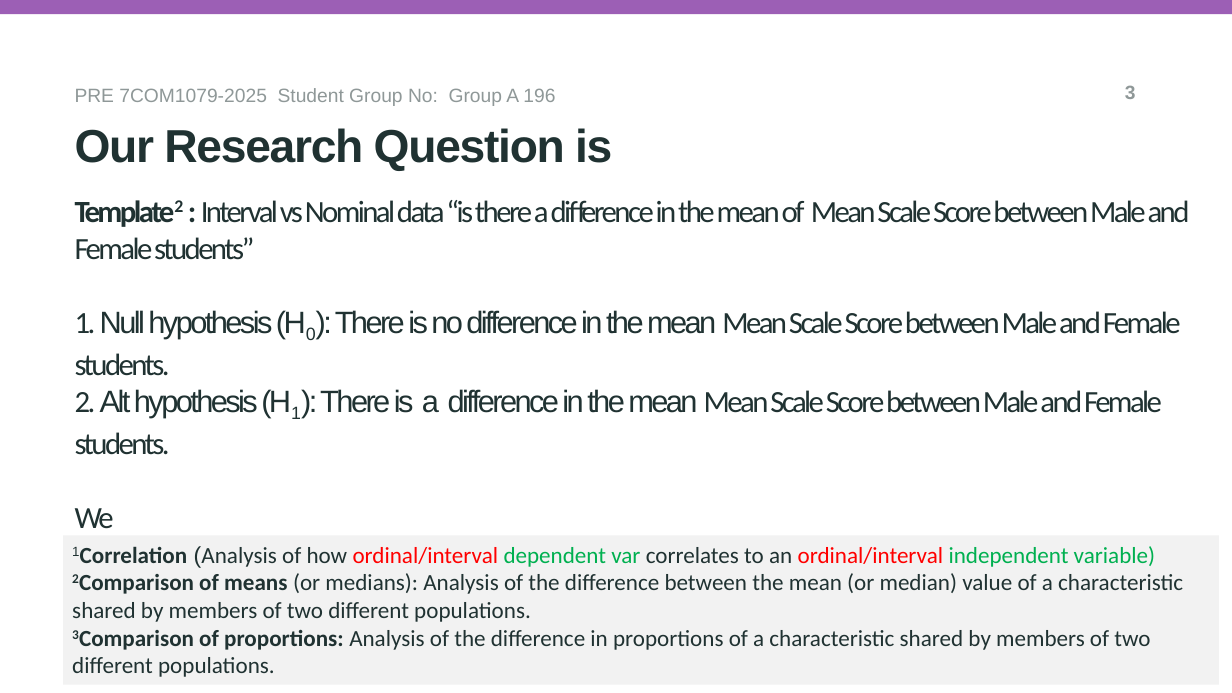
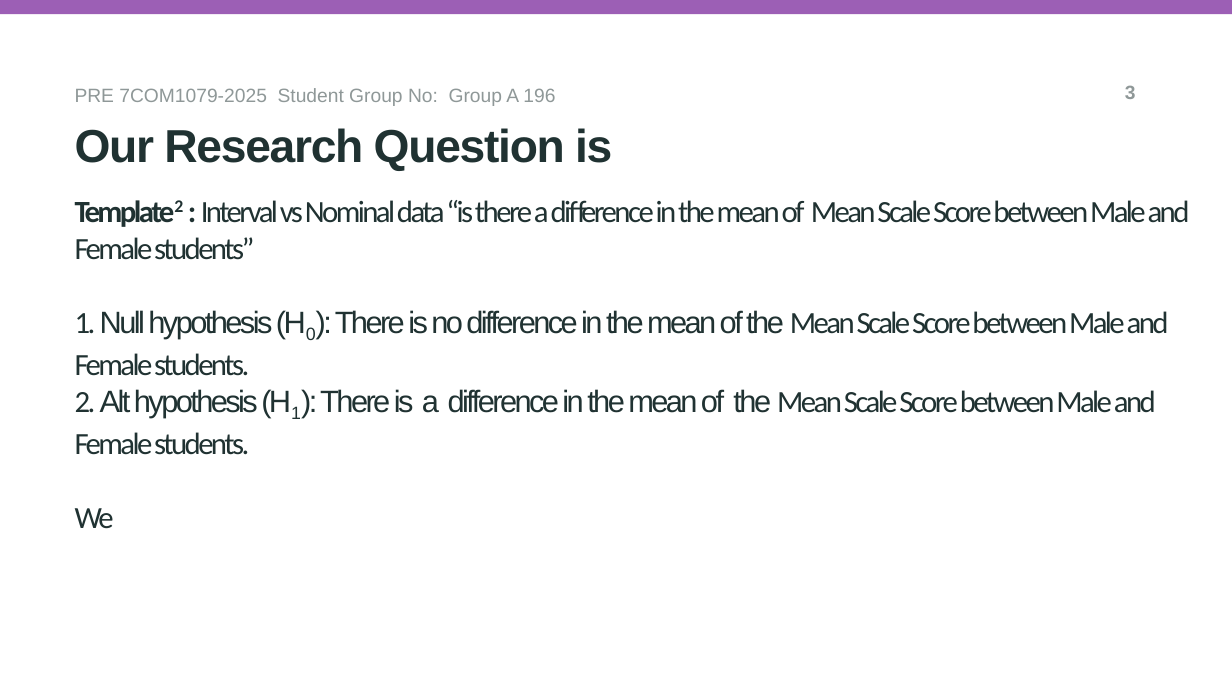
Before and after one commit to sg25acd/7COM1079-Group-A-196, a slide deck: slide 4 of research_question.ppt.pptx. Drawn at 1232x693 pixels with LibreOffice and Linux fonts; fonts in the diff are those of the drawing; background and template pictures are left out. Boxes give left, top, right and bottom in pixels: in the first picture for what was removed or moved away, otherwise in the second. Text is boxed around its words. In the diff, an @@ line names an element or a change of style, - is before the commit and + after.

```diff
--- a/research_question.ppt.pptx
+++ b/research_question.ppt.pptx
@@ title at box(75, 200, 1190, 529): text changed @@
-Template2 : Interval vs Nominal data “is there a difference in the mean of Mean Scale Score between Male and Female students”
-1. Null hypothesis (H0): There is no difference in the mean Mean Scale Score between Male and Female students.
-2. Alt hypothesis (H1): There is a difference in the mean Mean Scale Score between Male and Female students.
-We
+Template2 : Interval vs Nominal data “is there a difference in the mean of Mean Scale Score between Male and Female students”
+1. Null hypothesis (H0): There is no difference in the mean of the Mean Scale Score between Male and Female students.
+2. Alt hypothesis (H1): There is a difference in the mean of the Mean Scale Score between Male and Female students.
+We
@@ rectangle removed at box(63, 535, 1219, 685) @@
-1Correlation (Analysis of how ordinal/interval dependent var correlates to an ordinal/interval independent variable)
-2Comparison of means (or medians): Analysis of the difference between the mean (or median) value of a characteristic shared by members of two different populations.
-3Comparison of proportions: Analysis of the difference in proportions of a characteristic shared by members of two different populations.
```
Also in this commit, not shown: 2 other slides changed.
